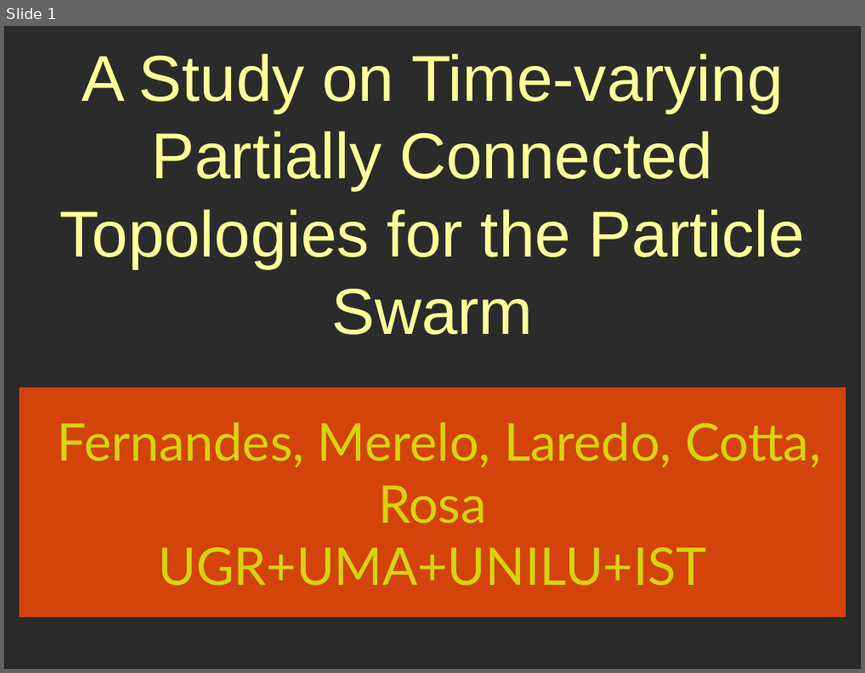
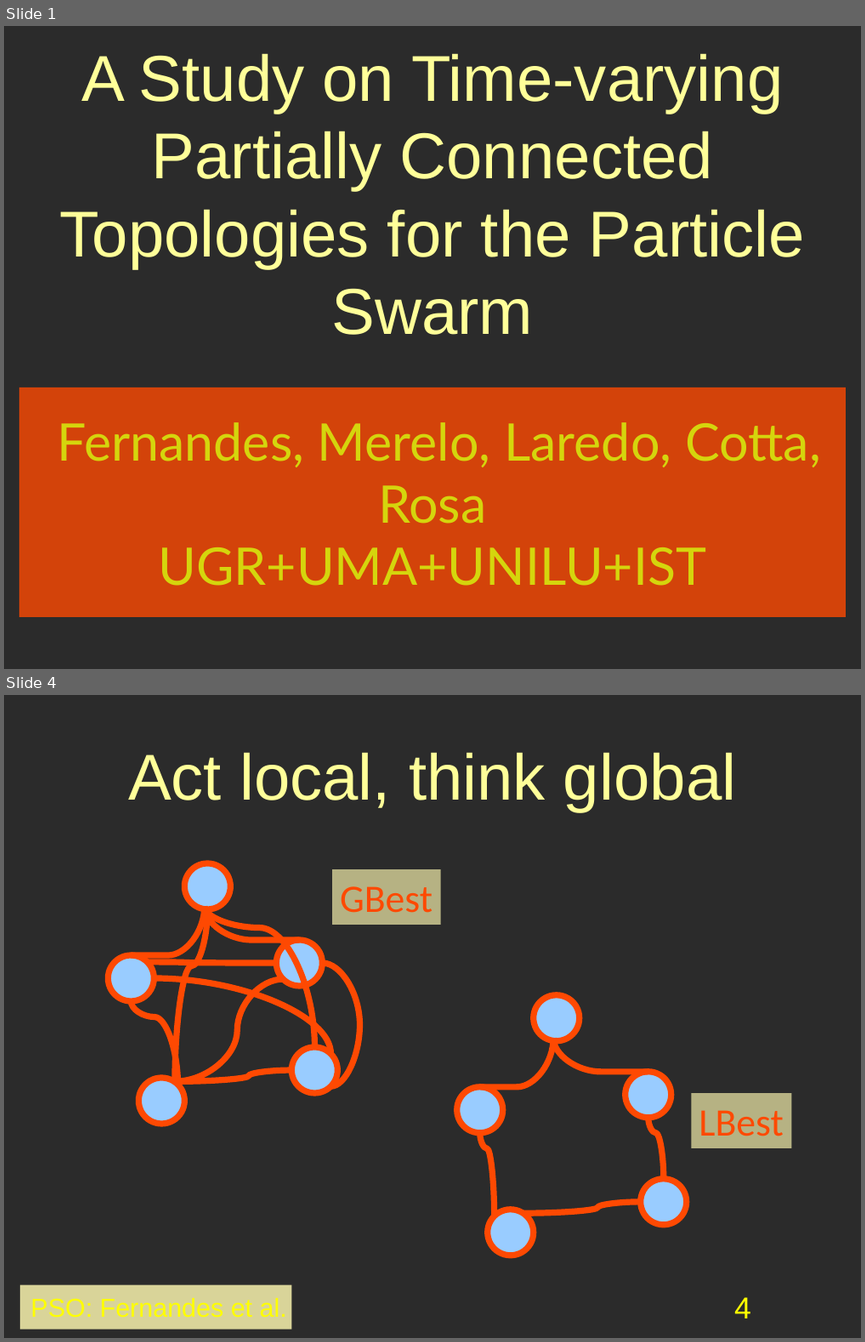
Before and after one commit to geneura/papers, a slide deck: 2013/CEC/PSO/pso-cec2013.odp. Shown one above the other, each under a label of ours: slide 1 before the commit, slides 1 and 4 after it; the slides between them are not shown. The pictures are 865x673 and 865x1342 pixels, drawn with LibreOffice and Linux fonts; fonts in the diff are those of the drawing; background and template pictures are left out; a plain dark background stands for a picture behind light text. Boxes give left, top, right and bottom in pixels: in the first picture for what was removed or moved away, otherwise in the second. Text is boxed around its words. In the diff, an @@ line names an element or a change of style, - is before the commit and + after.

```diff
--- a/2013/CEC/PSO/pso-cec2013.odp
+++ b/2013/CEC/PSO/pso-cec2013.odp
@@ slide 4 added at box(4, 695, 861, 1338), background picture (left out) @@
@@ title added at box(128, 752, 736, 812), 60 pt, text #FFFF99 @@
+Act local, think global
@@ group added at box(109, 863, 440, 1123): 10 curved lines, 5 ellipses, 1 rectangle @@
+GBest
@@ group added at box(457, 995, 792, 1255): 5 ellipses, 5 curved lines, 1 rectangle @@
+LBest
@@ rectangle added at box(20, 1284, 291, 1328), fill #D9D499, 24 pt, text #FFFF00 @@
+PSO: Fernandes et al.
@@ page number added at box(734, 1297, 751, 1318), 28 pt, text #FFFF00 @@
+4
```
Also in this commit, not shown: 5 slides changed, 11 other slides added.
